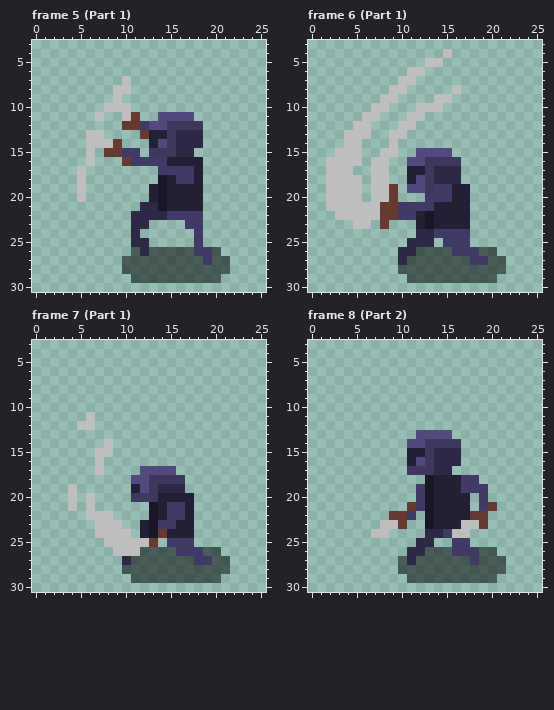
Pixel-art file, stored at Assets/Sprites/Asperite files/BasicAttack.aseprite. That is the earlier state.
32x32 pixels, 24 frames. Shown: frame 5 (Part 1): x 0..25, y 3..30; frame 6 (Part 1): x 0..25, y 3..30; frame 7 (Part 1): x 0..25, y 3..30; frame 8 (Part 2): x 0..25, y 3..30. The commit also changed other frames, which this record leaves out.
The same view after the edit:
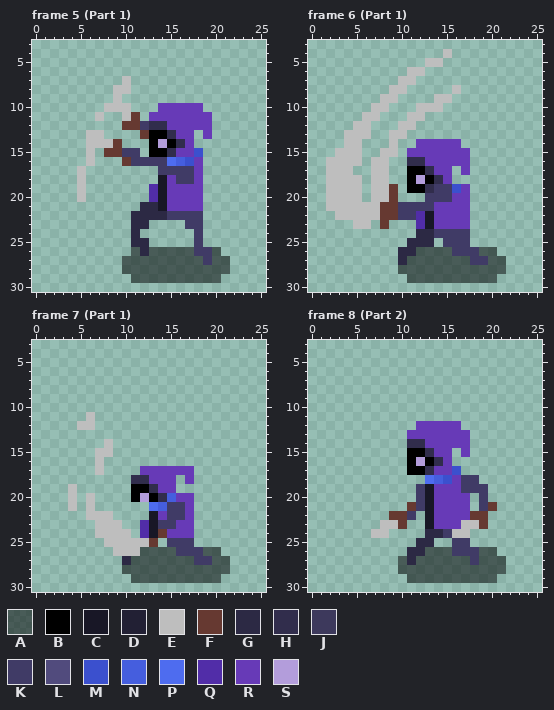
Palette (. is transparent): A #00000083  B #000000  C #181726  D #222034  E #bebebe  F #663931  G #2c2944  H #312d4c  J #3d395c  K #403b66  L #514b7d  M #3b50ce  N #455ede  P #4e6cef  Q #512da8  R #673ab7  S #b39ddb
From old to new:
{"where": "frame 5 (Part 1), layer \"Layer 1\""}
{"frame":5,"y":10,"x":14,"old":".....","new":"RRRRR"}
{"frame":5,"y":11,"x":13,"old":".LLLL..","new":"RRRRRRR"}
{"frame":5,"y":12,"x":13,"old":"LLJJJJ.","new":"HHRRRRR"}
{"frame":5,"y":13,"x":13,"old":"DDJGGG.","new":"BBHRR.R"}
{"frame":5,"y":14,"x":13,"old":"DLJGGG","new":"BSBHR."}
{"frame":5,"y":15,"x":13,"old":"JJJGG.","new":"BBHRRM"}
{"frame":5,"y":16,"x":15,"old":"DDDD","new":"PNMR"}
{"frame":5,"y":17,"x":18,"old":"D","new":"R"}
{"frame":5,"y":18,"x":15,"old":"D","new":"R"}
{"frame":5,"y":18,"x":18,"old":"D","new":"R"}
{"frame":5,"y":19,"x":13,"old":"D","new":"Q"}
{"frame":5,"y":19,"x":15,"old":"DDDD","new":"RRRR"}
{"frame":5,"y":20,"x":13,"old":"D","new":"Q"}
{"frame":5,"y":20,"x":15,"old":"DDDD","new":"RRRR"}
{"frame":5,"y":21,"x":15,"old":"DDDD","new":"RRRR"}
{"where": "frame 6 (Part 1), layer \"Layer 1\""}
{"frame":6,"y":14,"x":12,"old":".....","new":"RRRRR"}
{"frame":6,"y":15,"x":11,"old":".LLLL..","new":"RRRRRRR"}
{"frame":6,"y":16,"x":11,"old":"LLJJJJ.","new":"HHRRRRR"}
{"frame":6,"y":17,"x":11,"old":"DDJGGG.","new":"BBHRR.R"}
{"frame":6,"y":18,"x":11,"old":"DLJGGG","new":"BSBHR."}
{"frame":6,"y":19,"x":11,"old":"LLJ","new":"BBH"}
{"frame":6,"y":19,"x":16,"old":"DD","new":"MR"}
{"frame":6,"y":20,"x":16,"old":"DD","new":"RR"}
{"frame":6,"y":21,"x":14,"old":"DDDD","new":"RRRR"}
{"frame":6,"y":22,"x":12,"old":"D","new":"Q"}
{"frame":6,"y":22,"x":14,"old":"DDDD","new":"RRRR"}
{"frame":6,"y":23,"x":12,"old":"D","new":"Q"}
{"frame":6,"y":23,"x":14,"old":"DDDD","new":"RRRR"}
{"where": "frame 7 (Part 1), layer \"Layer 1\""}
{"frame":7,"y":17,"x":12,"old":"LLLL..","new":"RRRRRR"}
{"frame":7,"y":18,"x":11,"old":"LLJJJJ.","new":"HHRRR.R"}
{"frame":7,"y":19,"x":11,"old":"DLJGGG","new":"BBHRR."}
{"frame":7,"y":20,"x":11,"old":"JJJDDDD","new":"BSBHNRR"}
{"frame":7,"y":21,"x":13,"old":"CD","new":"PN"}
{"frame":7,"y":21,"x":17,"old":"D","new":"R"}
{"frame":7,"y":22,"x":14,"old":"D","new":"R"}
{"frame":7,"y":22,"x":17,"old":"D","new":"R"}
{"frame":7,"y":23,"x":12,"old":"D","new":"Q"}
{"frame":7,"y":23,"x":16,"old":"DD","new":"RR"}
{"frame":7,"y":24,"x":12,"old":"D","new":"Q"}
{"frame":7,"y":24,"x":15,"old":"DDD","new":"RRR"}
{"where": "frame 8 (Part 2), layer \"Layer 1\""}
{"frame":8,"y":12,"x":12,"old":".....","new":"RRRRR"}
{"frame":8,"y":13,"x":11,"old":".LLLL..","new":"RRRRRRR"}
{"frame":8,"y":14,"x":11,"old":"LLJJJJ.","new":"HHRRRRR"}
{"frame":8,"y":15,"x":11,"old":"DDJGGG.","new":"BBHRR.R"}
{"frame":8,"y":16,"x":11,"old":"DLJGGG","new":"BSBHR."}
{"frame":8,"y":17,"x":11,"old":"JJJGG.","new":"BBHRRM"}
{"frame":8,"y":18,"x":13,"old":"CDDD","new":"PNMR"}
{"frame":8,"y":19,"x":14,"old":"DDD","new":"RRR"}
{"frame":8,"y":20,"x":14,"old":"DDDD","new":"RRRR"}
{"frame":8,"y":21,"x":14,"old":"DDDD","new":"RRRR"}
{"frame":8,"y":22,"x":14,"old":"DDDD","new":"RRRR"}
{"frame":8,"y":23,"x":14,"old":"DDD","new":"RRR"}
{"label":"changed","picture_box":[149,103,212,211]}
{"label":"changed","picture_box":[407,139,470,229]}
{"label":"changed","picture_box":[131,466,194,538]}
{"label":"changed","picture_box":[407,421,470,529]}
